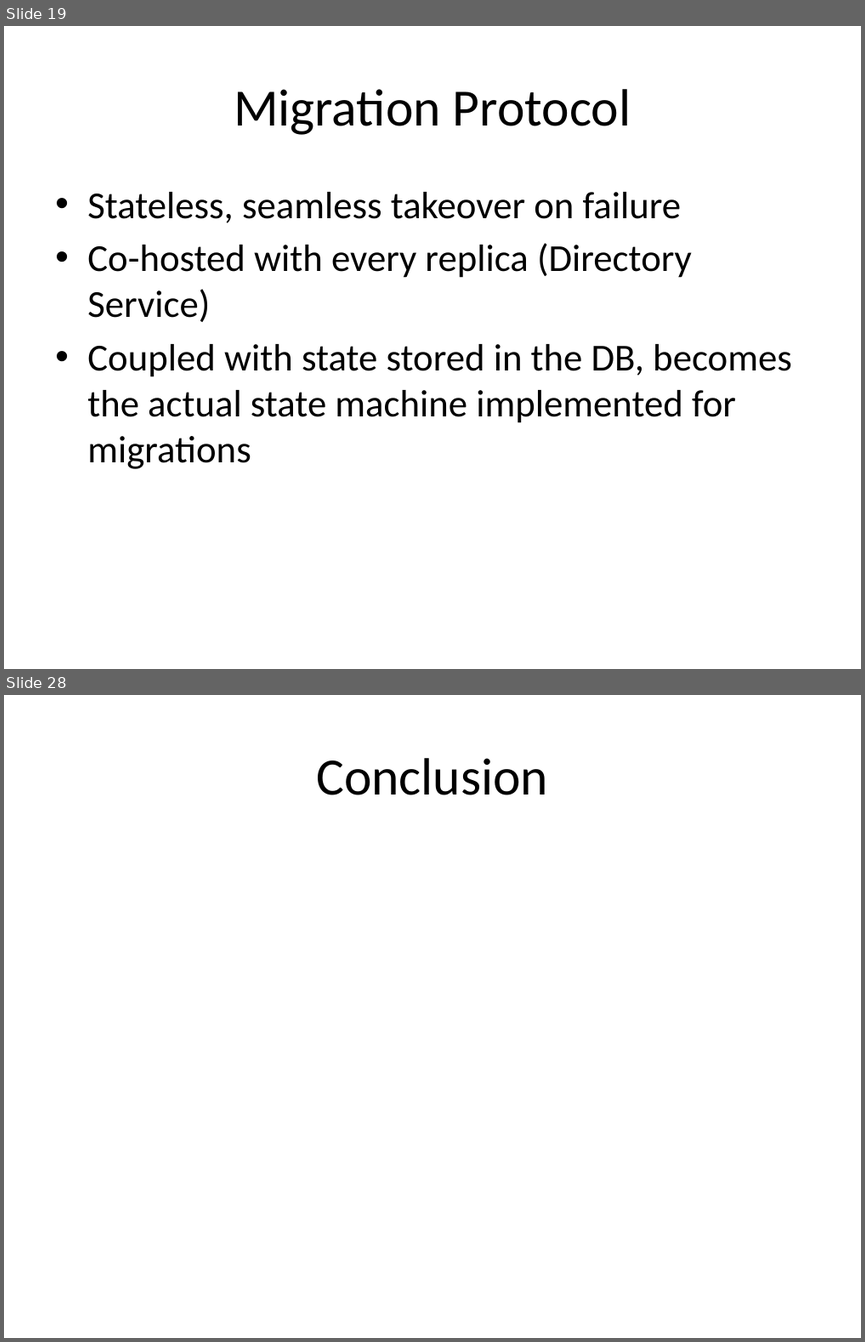
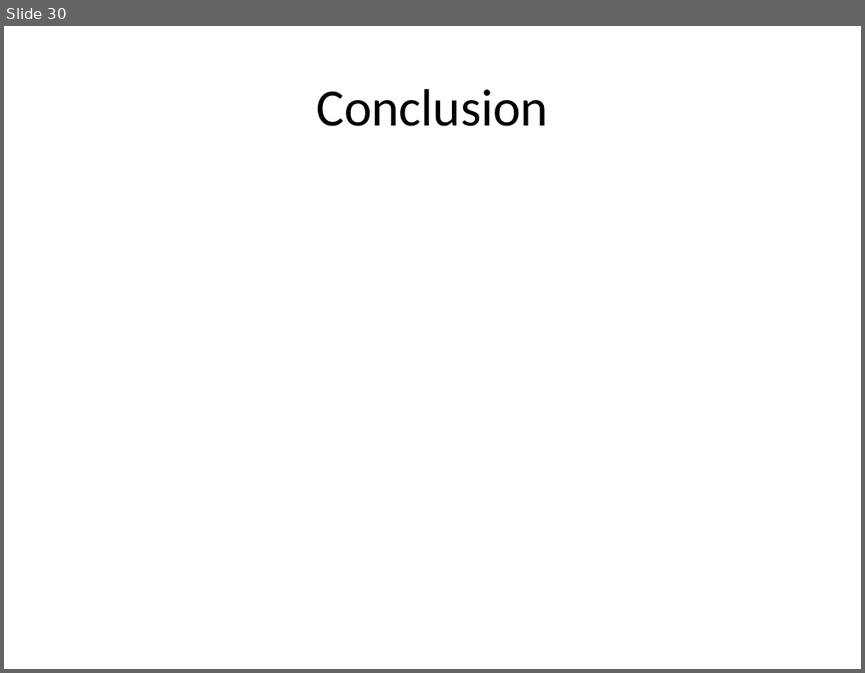
Before and after one commit to Slania/JPaxos-1, a slide deck: Paxos based directory updates for geo-replicated cloud storage.pptx. Shown one above the other, each under a label of ours: slides 19 and 28 before the commit, slide 30 after it; the slides between them are not shown. The pictures are 865x1342 and 865x673 pixels, drawn with LibreOffice and Linux fonts; fonts in the diff are those of the drawing. Boxes give left, top, right and bottom in pixels: in the first picture for what was removed or moved away, otherwise in the second. Text is boxed around its words. In the diff, an @@ line names an element or a change of style, - is before the commit and + after.

```diff
--- a/Paxos based directory updates for geo-replicated cloud storage.pptx
+++ b/Paxos based directory updates for geo-replicated cloud storage.pptx
@@ slide 19 removed at box(4, 26, 861, 669), background #FFFFFF @@
@@ title removed at box(234, 89, 630, 135) @@
-Migration Protocol
@@ text removed at box(87, 192, 792, 469) @@
-• Stateless, seamless takeover on failure
-• Co-hosted with every replica (Directory Service)
-• Coupled with state stored in the DB, becomes the actual state machine implemented for migrations
@@ what was slide 28 is now slide 30 @@
```
Also in this commit, not shown: 10 slides changed, 12 slides added, 9 other slides removed.
